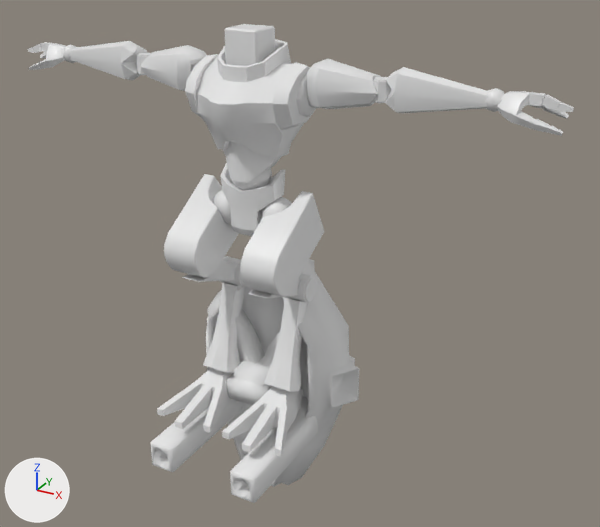
An edit to the Blender file Game/Assets/SAGYO/char/m_exBone_commit.blend, drawn before and after from the same camera.
Camera for both pictures: a 50 mm lens placed at (17.9, -28.3, 21.3), pointed at (1.7, 1.2, 6.6). Every picture has the same lights, and +X, +Y and +Z are marked at lower left.

Objects in the first picture: 'Gun', 'Shield', 'm_arm1', 'm_arm2', 'm_body', 'm_foot1', 'm_foot2', 'm_foot3', 'm_foot4', 'm_hand', 'm_head', 'm_heel'.
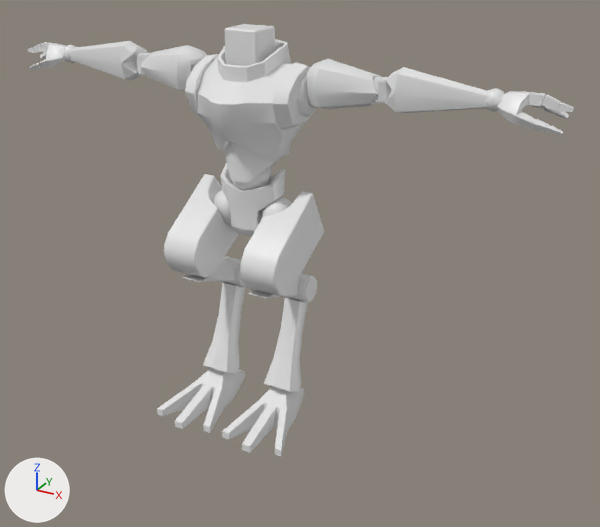
What differs and where, as boxes [x1, y1, x2, y2] in the pictures (600 x 527 px):
'Shield', hidden: before [206, 259, 359, 487]
'Gun', hidden: before [150, 309, 318, 503]

Edits to the bpy script that builds the scene:
```text
Change ob_gun:
    add ob_gun.hide_set(True)
Change ob_shield:
    add ob_shield.hide_set(True)
```
